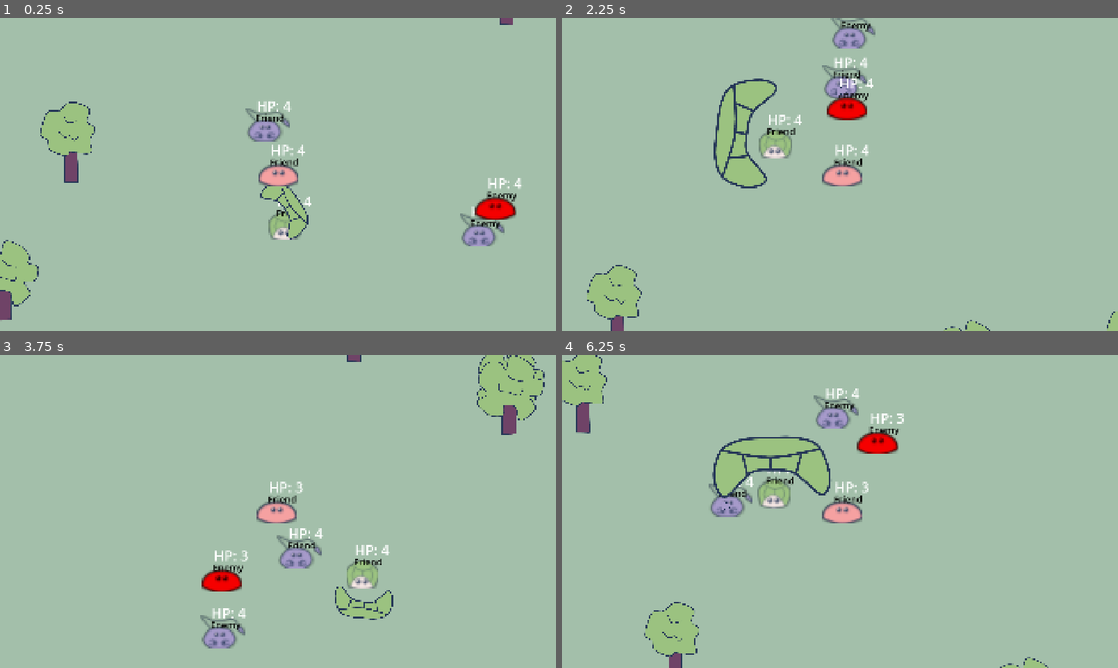
Above: before the commit, frames 1-4 (two rows, left to right).
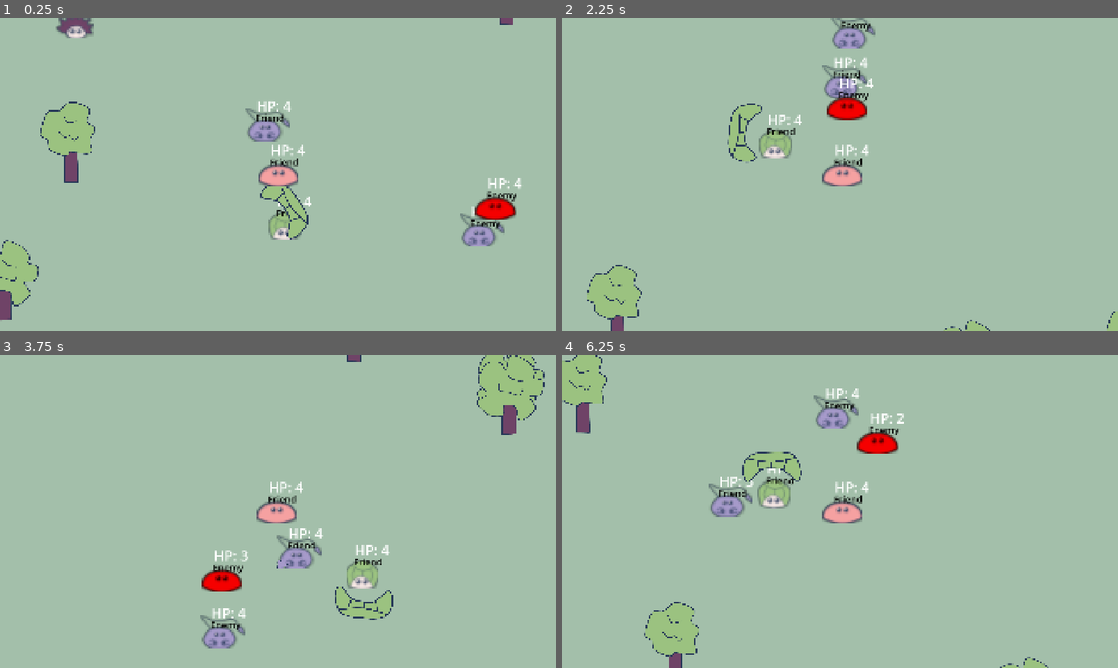
Above: after the commit, the same moments.

Repository: rinevard/SwarmSurge
Game: Godot game, scene res://scenes/main.tscn
Two runs of this game, one before a commit and one after it. Both use one fixed random seed, a clock stepped at 60 frames per second and the inputs below.
Inputs:
- Up to frame 1 (0.25 s): no input
- Up to frame 2 (2.25 s): hold D (right) 0.53-1.28 s; hold S (down) 1.28-2.03 s; hold D (right) from 2.03 s (still down)
- Up to frame 3 (3.75 s): release D (right) at 2.78 s; hold W (up) 2.78-3.53 s; hold A (left) from 3.53 s (still down)
- Up to frame 4 (6.25 s): release A (left) at 5.03 s; hold S (down) 5.03-5.78 s; hold D (right) from 5.78 s (still down)

The runs differ from the first frame. In frame 1, 0.4% of the frame differs, in the area x 10-17%, y 0-7%; in frame 2, 2.2%; in frame 3, less than 0.1%; in frame 4, 2.6%, in the area x 27-62%, y 19-50%.

Commit message:
我方音效

Diff:
--- /dev/null
+++ b/globals/sfx_player.tscn
@@ -0,0 +1,6 @@
+[gd_scene load_steps=2 format=3 uid="uid://ds6n6fed6vhbq"]
+
+[ext_resource type="Script" uid="uid://n5dai75hy4c7" path="res://scripts/globals/sfx_player.gd" id="1_2riew"]
+
+[node name="SfxPlayer" type="Node"]
+script = ExtResource("1_2riew")
--- a/project.godot
+++ b/project.godot
@@ -18,6 +18,7 @@
 [autoload]
 
 Global="*res://globals/global.tscn"
+SfxPlayer="*res://globals/sfx_player.tscn"
 
 [display]
 
--- a/scenes/game.tscn
+++ b/scenes/game.tscn
@@ -7,6 +7,7 @@
 [ext_resource type="PackedScene" uid="uid://cml547fqhdb8g" path="res://scenes/creatures/turtle.tscn" id="3_lnu2h"]
 [ext_resource type="Script" uid="uid://ba353gqvka8" path="res://scripts/bullet_handler.gd" id="4_lbhrr"]
 [ext_resource type="PackedScene" uid="uid://betv6hrnya64x" path="res://scenes/creatures/enemy_master.tscn" id="5_p57ef"]
+[ext_resource type="PackedScene" uid="uid://c3jmk4m075u6k" path="res://scenes/creatures/hedgehog.tscn" id="6_u5sy4"]
 [ext_resource type="Script" uid="uid://4vpilwtnnc3m" path="res://scripts/enemy_handler.gd" id="7_gee14"]
 [ext_resource type="Texture2D" uid="uid://ck23n8irv4mmd" path="res://assets/art/bg_decorations.png" id="10_vtaks"]
 
@@ -55,6 +56,8 @@
 [node name="SwarmMaster" parent="Creatures" instance=ExtResource("1_yqjtg")]
 position = Vector2(703, 518)
 
+[node name="Hedgehog" parent="Creatures" instance=ExtResource("6_u5sy4")]
+
 [node name="EnemyHandler" type="Node2D" parent="."]
 script = ExtResource("7_gee14")
 
--- a/scenes/main.tscn
+++ b/scenes/main.tscn
@@ -20,6 +20,7 @@
 [node name="CanvasLayer" type="CanvasLayer" parent="."]
 
 [node name="PauseMenu" parent="CanvasLayer" instance=ExtResource("3_sugp2")]
+visible = false
 
 [node name="TransitionMask" type="ColorRect" parent="CanvasLayer"]
 material = SubResource("ShaderMaterial_tefeu")
--- a/scripts/creatures/enemy_master.gd
+++ b/scripts/creatures/enemy_master.gd
@@ -58,6 +58,7 @@
 
 func _activate_swarm() -> void:
 	_activate_self()
+	await get_tree().create_timer(0.5).timeout
 	# 记录当前激活时刻的副兽数组
 	var parts_snapshot: Array[BaseCreature] = swarm_parts.keys()
 	if parts_snapshot.is_empty():
--- a/scripts/creatures/hedgehog.gd
+++ b/scripts/creatures/hedgehog.gd
@@ -19,6 +19,8 @@
 			# 避免子弹卡着不动
 			if (nearest_enemy.global_position.is_equal_approx(global_position)):
 				return
+			if group == Global.GROUP.FRIEND:
+				SfxPlayer.play_sfx(SfxPlayer.SFXs.HEDGEHOG, global_position)
 			Global.bullet_handler.create_bullet(global_position, (nearest_enemy.global_position - global_position).normalized() * bullet_speed, group, true)
 
 ## override
--- a/scripts/creatures/scorpion.gd
+++ b/scripts/creatures/scorpion.gd
@@ -19,6 +19,8 @@
 			# 避免子弹卡着不动
 			if (nearest_enemy.global_position.is_equal_approx(global_position)):
 				return
+			if group == Global.GROUP.FRIEND:
+				SfxPlayer.play_sfx(SfxPlayer.SFXs.HIT, global_position)
 			Global.bullet_handler.create_bullet(global_position, (nearest_enemy.global_position - global_position).normalized() * bullet_speed, group)
 
 ## override
--- a/scripts/creatures/swarm_master.gd
+++ b/scripts/creatures/swarm_master.gd
@@ -9,7 +9,7 @@
 
 const ACTIVATION_INTERVAL: float = 2.0
 const ACTIVATION_STEP: float = 150.0
-const ACTIVATION_BATCH_INTERVAL: float = 0.2
+const ACTIVATION_BATCH_INTERVAL: float = 0.4
 
 func _ready() -> void:
 	update_group(Global.GROUP.FRIEND, self)
@@ -48,7 +48,9 @@
 	#endregion
 
 func _activate_swarm() -> void:
+	SfxPlayer.play_sfx(SfxPlayer.SFXs.ACTIVATE_SIGNAL, global_position)
 	_activate_self()
+	await get_tree().create_timer(0.5).timeout
 	# 记录当前激活时刻的副兽数组
 	var parts_snapshot: Array[BaseCreature] = swarm_parts.keys()
 	if parts_snapshot.is_empty():
--- a/scripts/creatures/turtle.gd
+++ b/scripts/creatures/turtle.gd
@@ -29,6 +29,8 @@
 	if _is_scaling:
 		return
 
+	if group == Global.GROUP.FRIEND:
+		SfxPlayer.play_sfx(SfxPlayer.SFXs.SHIELD, global_position)
 	# 开始缩放动画
 	_is_scaling = true
 	_scale_progress = 0.0
--- /dev/null
+++ b/scripts/globals/sfx_player.gd
@@ -0,0 +1,88 @@
+extends Node
+
+const HEDGEHOG = preload("res://assets/sfxs/hedgehog.wav")
+const HIT = preload("res://assets/sfxs/hit.wav")
+const SHIELD = preload("res://assets/sfxs/shield.wav")
+const ACTIVATE_SIGNAL = preload("res://assets/sfxs/signallllllllll.ogg")
+
+enum SFXs {
+	HEDGEHOG,
+	HIT,
+	SHIELD,
+	ACTIVATE_SIGNAL
+}
+
+var audio_player_cnt: int = 10
+var audio_players: Array[AudioStreamPlayer2D]
+
+# 将枚举值映射到对应的音效资源
+var sfx_map: Dictionary
+
+func _ready() -> void:
+	sfx_map = {
+		SFXs.HEDGEHOG: HEDGEHOG,
+		SFXs.HIT: HIT,
+		SFXs.SHIELD: SHIELD,
+		SFXs.ACTIVATE_SIGNAL: ACTIVATE_SIGNAL
+	}
+
+	for i in range(audio_player_cnt):
+		var player = AudioStreamPlayer2D.new()
+		add_child(player)
+		audio_players.append(player)
+
+
+## 播放指定的音效
+## sfx: 要播放的音效，来自于SFXs枚举
+## global_pos: 音效在世界中的播放位置
+func play_sfx(sfx: SFXs, global_pos: Vector2) -> void:
+	# 首先检查传入的sfx是否有效，这是一个好习惯
+	if not sfx_map.has(sfx):
+		printerr("SFXManager: 尝试播放一个未在sfx_map中定义的音效: ", SFXs.keys()[sfx])
+		return
+
+	var sfx_stream = sfx_map[sfx]
+
+	# 遍历播放器池，寻找空闲的播放器
+	for player in audio_players:
+		if not player.is_playing():
+			player.stream = sfx_stream
+			player.global_position = global_pos
+			player.volume_db = 0.0
+			player.play()
+			return
+
+	# 如果循环结束后都没有找到空闲播放器
+	# 新建播放器，添加到池中，并用它来播放。
+	print_debug("SFXManager: 音效池已满，正在创建一个新的AudioStreamPlayer2D。当前池大小: ", audio_player_cnt)
+
+	var new_player = AudioStreamPlayer2D.new()
+	add_child(new_player)
+	audio_players.append(new_player)
+	audio_player_cnt += 1
+
+	new_player.stream = sfx_stream
+	new_player.global_position = global_pos
+	new_player.volume_db = 0.0
+	new_player.play()
+
+var mute_db: float = -30.0
+func stop_all_sfx() -> void:
+	# 这里的 tween 扔了个 error: started with no Tweeners.
+	var tween = get_tree().create_tween()
+	var tween_duration: float = 0.3
+	var is_any_sfx_playing: bool = false
+
+	for player in audio_players:
+		if player.is_playing():
+			is_any_sfx_playing = true
+			tween.tween_property(player, "volume_db", mute_db, tween_duration)
+
+	# 如果有任何音效正在淡出，则等待动画完成
+	if is_any_sfx_playing:
+		await tween.finished
+
+	# 动画结束后，真正停止所有播放器并重置音量，以便它们可以被复用
+	for player in audio_players:
+		player.stop()
+		player.volume_db = 0.0
Not shown, added: assets/sfxs/hedgehog.wav.import
Not shown, added: assets/sfxs/hit.wav.import
Not shown, added: assets/sfxs/shield.wav.import
Not shown, added: assets/sfxs/signallllllllll.ogg.import
Not shown: 1 places in scenes/game.tscn that only renumber resources
Not shown, added: scripts/globals/sfx_player.gd.uid
Not shown, added: assets/sfxs/hedgehog.wav
Not shown, added: assets/sfxs/hit.wav
Not shown, added: assets/sfxs/shield.wav
Not shown, added: assets/sfxs/signallllllllll.ogg
